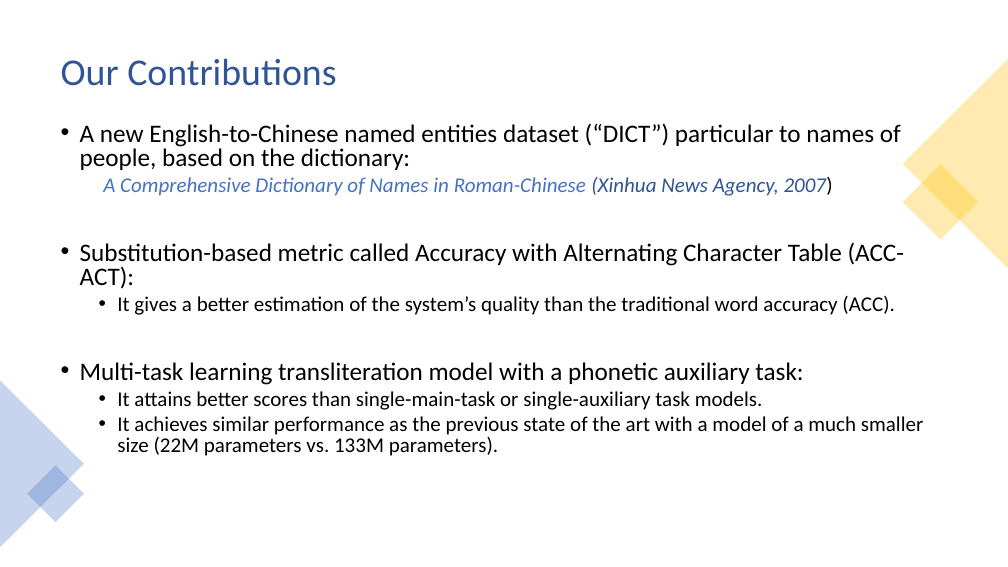
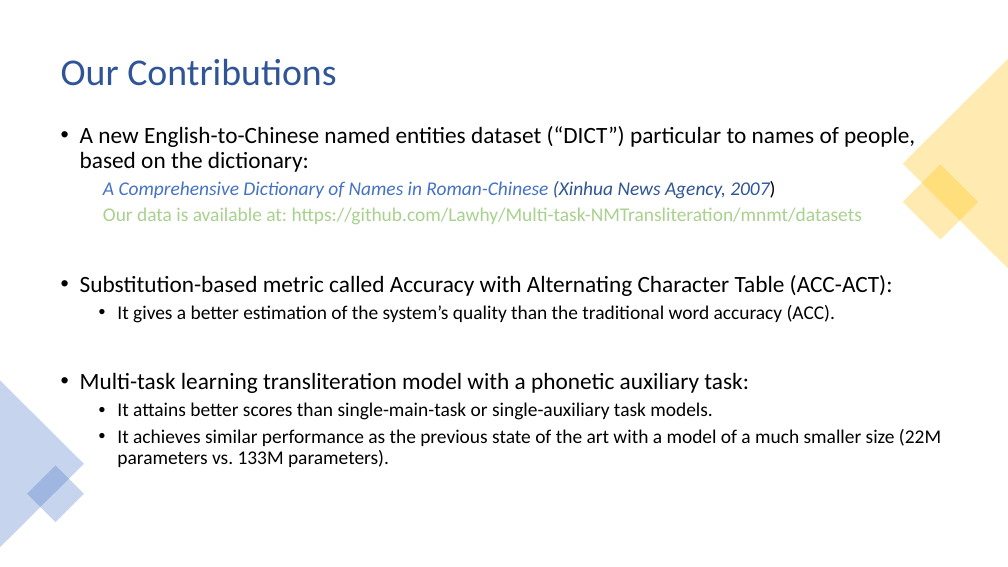
Before and after one commit to Lawhy/Lawhy.github.io, a slide deck: slide 3 of materials/aacl_presentation.pptx (slide 4 before the commit). Drawn at 1008x567 pixels with LibreOffice and Linux fonts; fonts in the diff are those of the drawing. Boxes give left, top, right and bottom in pixels: in the first picture for what was removed or moved away, otherwise in the second. Text is boxed around its words. In the diff, an @@ line names an element or a change of style, - is before the commit and + after.

```diff
--- a/materials/aacl_presentation.pptx
+++ b/materials/aacl_presentation.pptx
@@ text at [80,126,941,467]: size 24 to 22.2 pt in "A new English-to-Chinese named entities dataset (“DICT”) ...", "Substitution-based metric called Accuracy with Alternating C ...", "Multi-task learning transliteration model with a phonetic ..."; size 20 to 18.5 pt in "A Comprehensive Dictionary of Names in Roman-Chinese ...", "It gives a better estimation of the ...", "It attains better scores than single-main-task or ...", "It achieves similar performance as the previous ..."; line spacing 0.8 to 0.9 @@
@@ text at [103,207,862,224]: paragraph added @@
+  Our data is available at: https://github.com/Lawhy/Multi-task-NMTransliteration/mnmt/datasets
```
Also in this commit, not shown: 9 other slides changed, 2 slides added, 2 slides removed.
